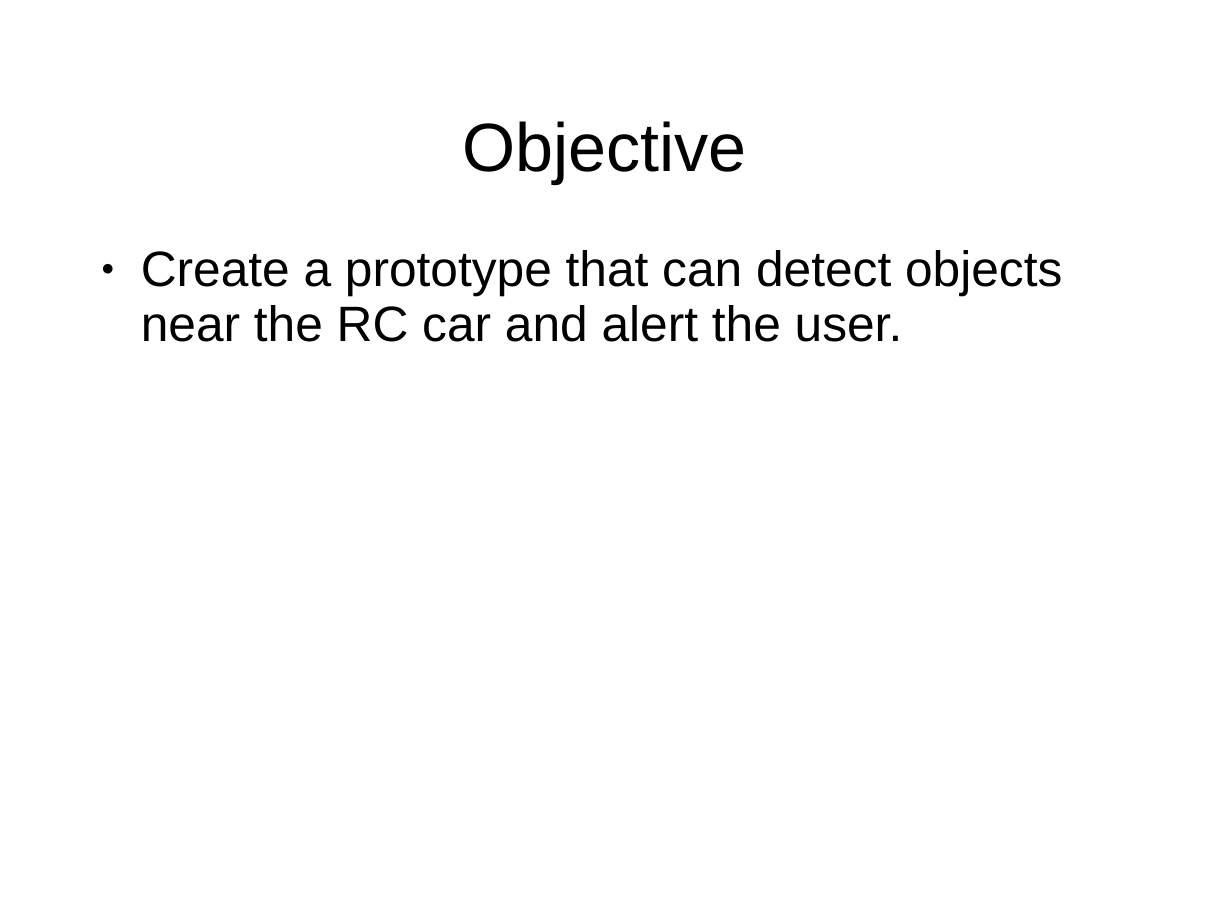
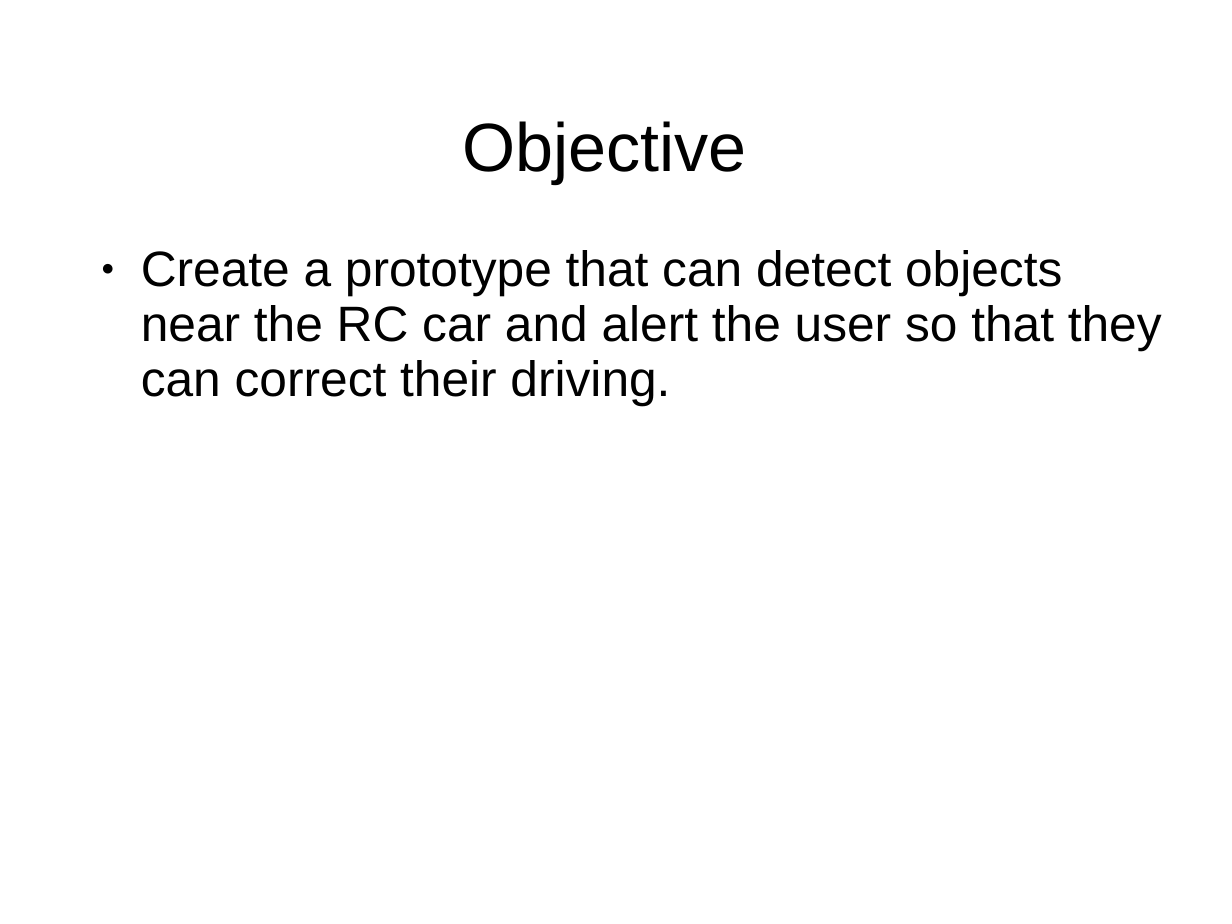
Before and after one commit to RC360Detector/RC360Detector, a slide deck: slide 4 of T08 - Presentation.ppt. Drawn at 1232x924 pixels with LibreOffice and Linux fonts; fonts in the diff are those of the drawing; background and template pictures are left out. Boxes give left, top, right and bottom in pixels: in the first picture for what was removed or moved away, otherwise in the second. Text is boxed around its words. In the diff, an @@ line names an element or a change of style, - is before the commit and + after.

```diff
--- a/T08 - Presentation.ppt
+++ b/T08 - Presentation.ppt
@@ text at [141,250,1162,406]: text changed @@
-● Create a prototype that can detect objects near the RC car and alert the user.
+● Create a prototype that can detect objects near the RC car and alert the user so that they can correct their driving.
```
Also in this commit, not shown: 8 other slides changed, 6 slides added, 3 slides removed.
